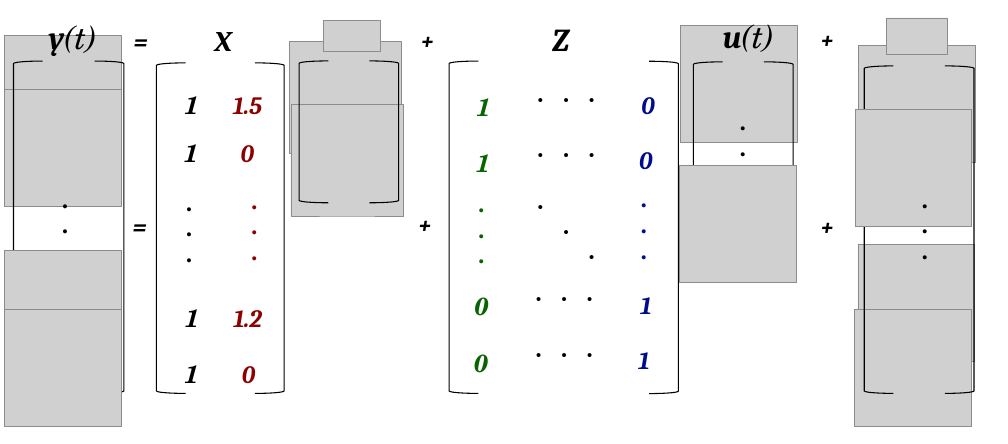
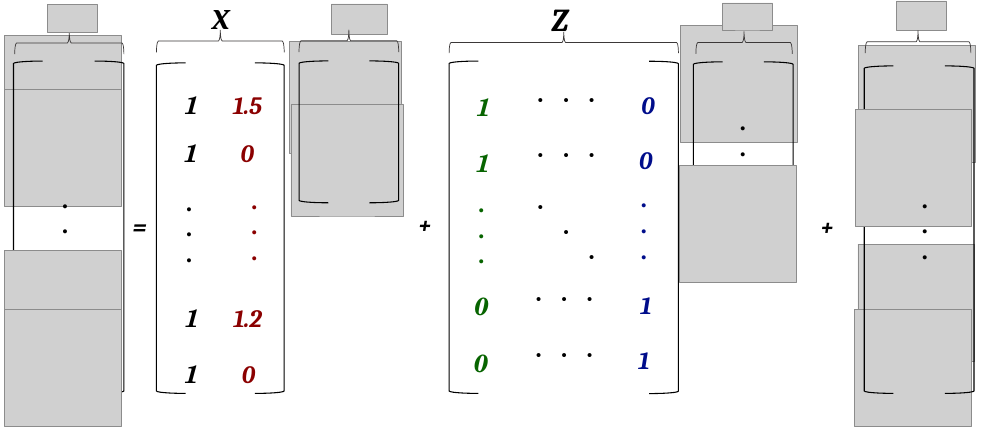
Before and after one commit to FAST-ULxNUIG/thesis-chapt-1-2, a slide deck: slide 1 of figures/fmm-diagram.pptx. Drawn at 1008x444 pixels with LibreOffice and Linux fonts; fonts in the diff are those of the drawing; grey boxes stand for pictures. Boxes give left, top, right and bottom in pixels: in the first picture for what was removed or moved away, otherwise in the second. Text is boxed around its words. In the diff, an @@ line names an element or a change of style, - is before the commit and + after.

```diff
--- a/figures/fmm-diagram.pptx
+++ b/figures/fmm-diagram.pptx
@@ picture added at <box>47,5,97,32</box> @@
@@ text removed at <box>49,20,97,56</box> @@
-y(t)
@@ text removed at <box>117,23,164,58</box> @@
-=
@@ text "X" rewrapped from <box>215,32,232,51</box> to <box>212,10,229,36</box> @@
@@ left brace added at <box>299,29,399,52</box>, outline #3B3838 1 pt @@
@@ picture: place and size @@
-picture at <box>323,20,380,51</box>
+picture at <box>332,4,387,34</box>
@@ text removed at <box>410,22,445,57</box> @@
-+
@@ text "Z" rewrapped from <box>552,29,569,51</box> to <box>551,9,568,39</box> @@
@@ picture added at <box>722,3,773,30</box> @@
@@ text removed at <box>723,19,774,52</box> @@
-u(t)
@@ text removed at <box>809,21,845,56</box> @@
-+
@@ picture: place and size @@
-picture at <box>886,18,947,54</box>
+picture at <box>896,1,947,31</box>
@@ left brace added at <box>15,31,124,54</box>, outline #3B3838 1 pt @@
@@ left brace added at <box>156,30,284,52</box>, outline #3B3838 1 pt @@
@@ left brace added at <box>449,32,678,53</box>, outline #3B3838 1 pt @@
@@ left brace added at <box>696,31,792,54</box>, outline #3B3838 1 pt @@
@@ left brace added at <box>865,30,971,53</box>, outline #3B3838 1 pt @@
```
Also in this commit, not shown: 1 other file.
